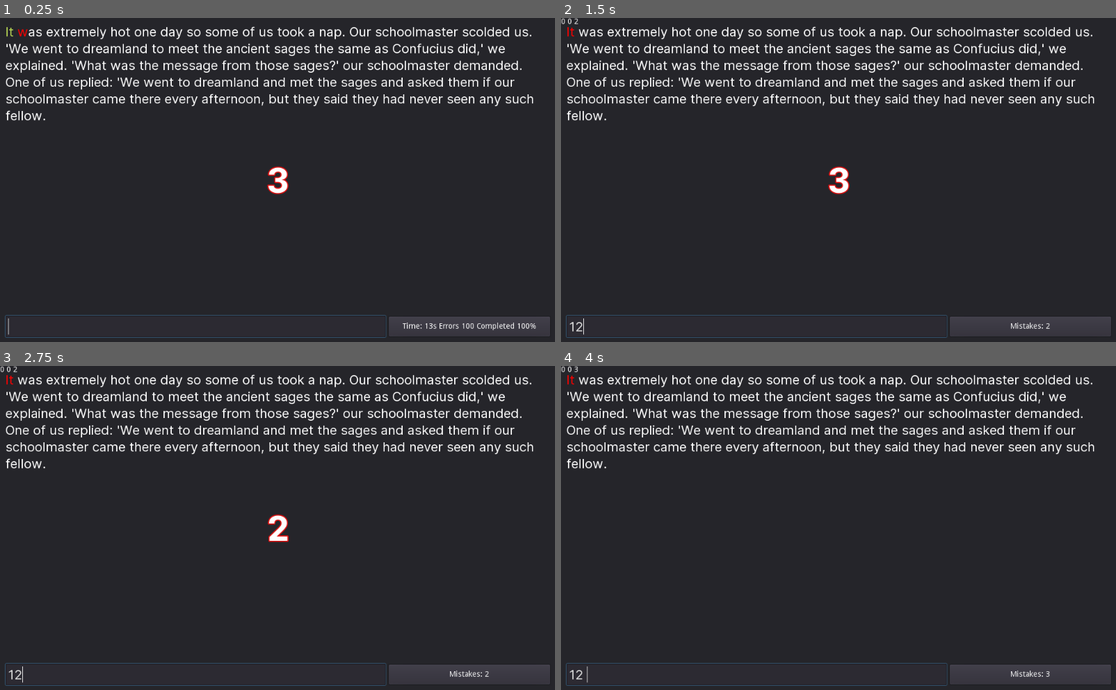
Above: before the commit, frames 1-4 (two rows, left to right).
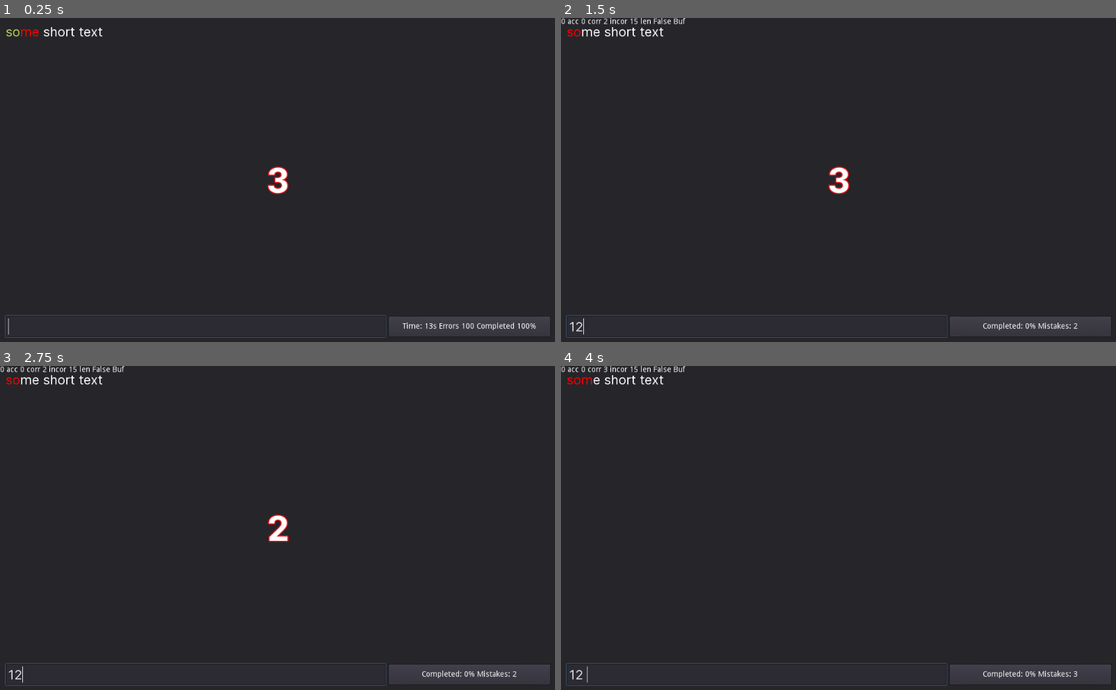
Above: after the commit, the same moments.

Repository: TeddyDD/brackets
Game: Godot game, scene res://Main.tscn
Same seed, same stepped clock (60 frames per second), same inputs: the game is played once before the commit and once after it.
Inputs (mouse positions are in pixels of both pictures, inside the frame that each line leads up to):
- Up to frame 1 (0.25 s): no input
- Up to frame 2 (1.5 s): click (755, 325) at 0.52 s; type "12" at 0.6 s; tap Enter at 1.25 s
- Up to frame 3 (2.75 s): no input
- Up to frame 4 (4 s): tap Space at 2.75 s; tap Enter at 3.5 s

The runs differ from the first frame. In frame 1, 5.4% of the frame differs, in the area x 1-97%, y 2-32%; in frame 2, 5.8%; in frame 3, 5.8%; in frame 4, 5.8%, in the area x 1-97%, y 0-97%.

Commit message:
almost

Diff:
--- a/task4/Main.gd
+++ b/task4/Main.gd
@@ -6,13 +6,17 @@
 onready var status := $VBoxContainer/HBoxContainer/Panel/CenterContainer/stats
 onready var timer := $"CenterContainer/Countdown Timer"
 
-var test = """It was extremely hot one day so some of us took a nap. Our schoolmaster scolded us. 'We went to dreamland to meet the ancient sages the same as Confucius did,' we explained. 'What was the message from those sages?' our schoolmaster demanded. One of us replied: 'We went to dreamland and met the sages and asked them if our schoolmaster came there every afternoon, but they said they had never seen any such fellow."""
+# internal variables
+
+var test = "some short text"
 var t : Text
 var buffer = ""
 var mistakes = 0
 var _last_entered = ""
+var done = false
 
 func _ready():
+#	input.editable = false
 	input.grab_focus()
 	t = Text.new(test)
 	display.bbcode_text = t.bbcode
@@ -20,12 +24,14 @@
 func _on_input_text_changed(new_text : String):
 	compare(t, new_text)
 	display.bbcode_text = t.bbcode
-	update_status()
 	if new_text.ends_with(" "):
 		accept(t, new_text)
+	update_status()
 
 func compare(t : Text, new_text : String):
 	var current = buffer + new_text
+	if current.length() > t.text.length():
+		current = current.substr(0, t.text.length())
 	var correct = 0
 	var incorrect = 0
 	var a = t.accepted
@@ -41,22 +47,30 @@
 	t.incorrect = incorrect
 	_last_entered = new_text
 	$debug.text = str(\
-		t.accepted, " ",
-		t.correct, " ",
-		t.incorrect, " "
+		t.accepted, " acc ",
+		t.correct, " corr ",
+		t.incorrect, " incor ",
+		t.text.length(), " len ",
+		done, " ",
+		"Buf ", buffer, " "
 	)
 
-
+# mark part of text as accepted and remove it from
+# input line
 func accept(t : Text, new_text : String):
 	if t.incorrect != 0:
 		return
 	buffer += new_text
 	t.accepted += new_text.length()
 	input.text = ""
-
+	# this is gamedev, hacks are allowed :P
+	if t.accepted >= t.size:
+		done = true
+	compare(t, "")
 
 func update_status():
-	status.text = "Mistakes: %s" % mistakes
+	var completed = min(round(float(t.accepted) / t.text.length() * 100.0), 100.0)
+	status.text = "Completed: %s%% Mistakes: %s" % [str(completed), mistakes]
 
 # Start countdown
 
@@ -65,6 +79,7 @@
 
 func _on_Countdown_Timer_last_timeout():
 	label.visible = false
+	input.editable = true
 
 # Wrapper for string that outputs BBCode
 # YAY BBCode. Like in 2001 on web forums :D
